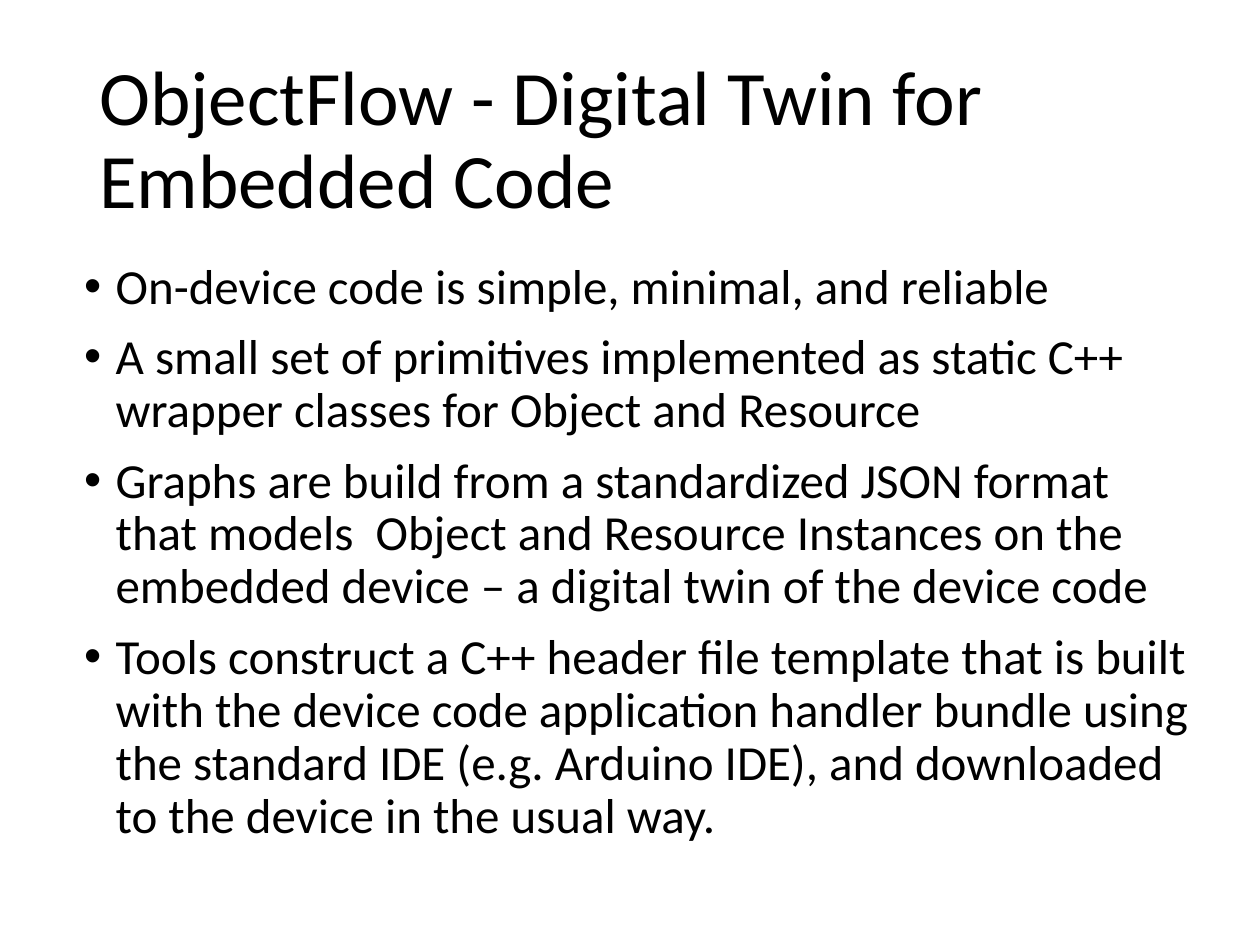
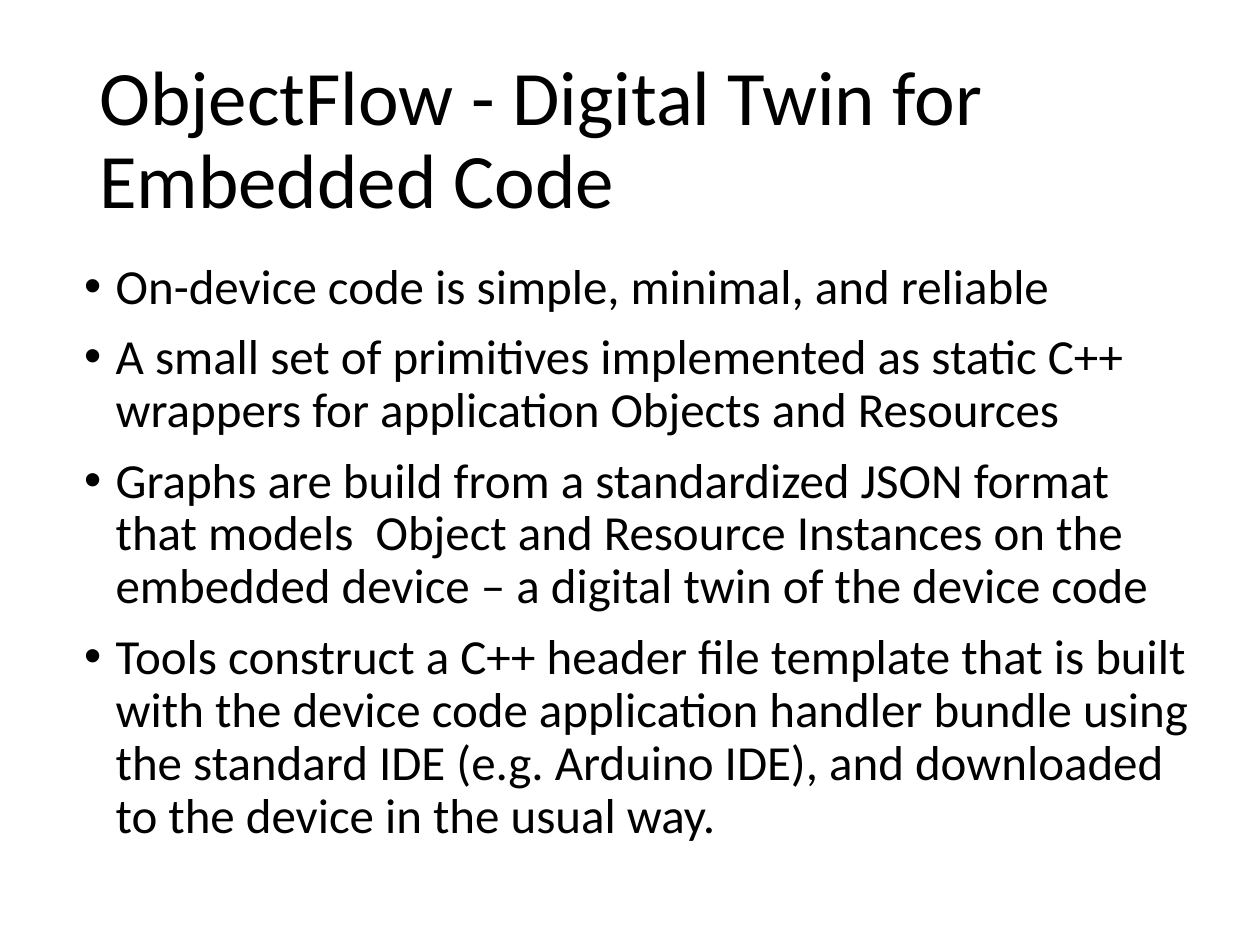
Before and after one commit to mjkoster/ObjectFlow, a slide deck: slide 3 of Documents/ObjectFlow.pptx. Drawn at 1260x945 pixels with LibreOffice and Linux fonts; fonts in the diff are those of the drawing. Boxes give left, top, right and bottom in pixels: in the first picture for what was removed or moved away, otherwise in the second. Text is boxed around its words. In the diff, an @@ line names an element or a change of style, - is before the commit and + after.

```diff
--- a/Documents/ObjectFlow.pptx
+++ b/Documents/ObjectFlow.pptx
@@ text at <box>116,340,1123,436</box>: text changed @@
-• A small set of primitives implemented as static C++ wrapper classes for Object and Resource
+• A small set of primitives implemented as static C++ wrappers for application Objects and Resources
```
Also in this commit, not shown: 4 other slides changed, 1 other file.
